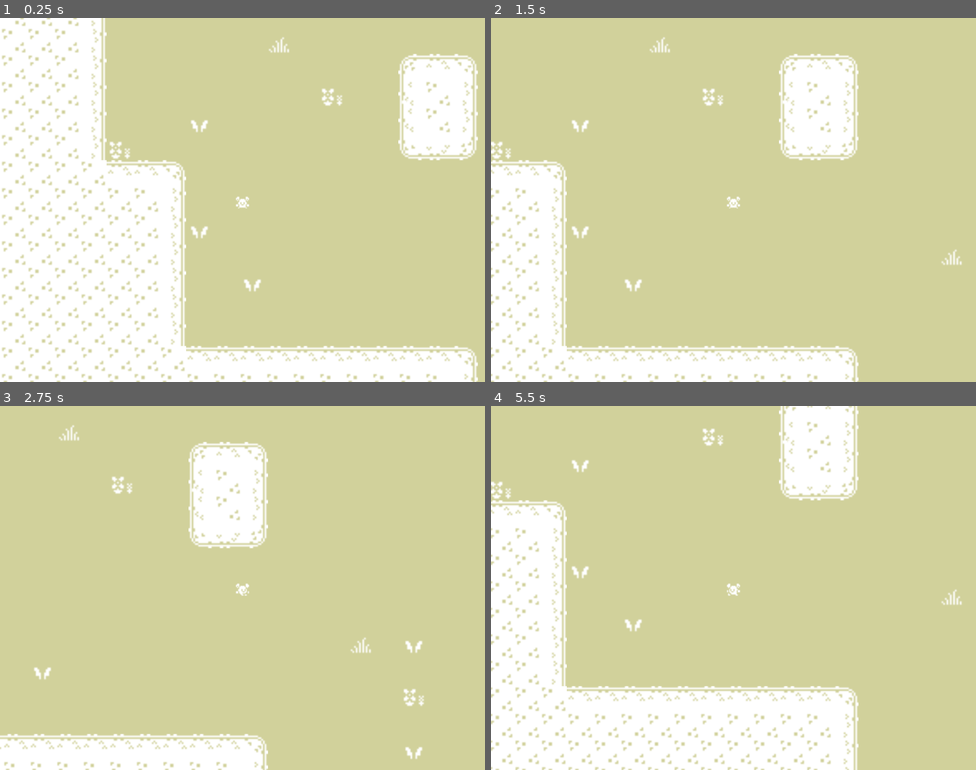
Above: before the commit, frames 1-4 (two rows, left to right).
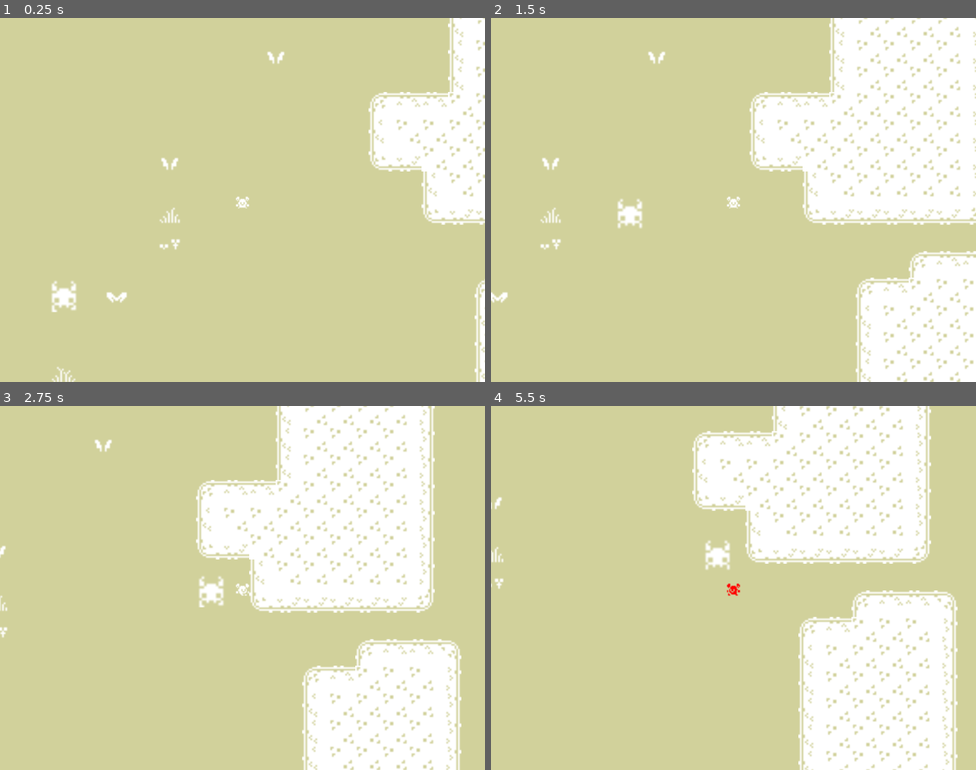
Above: after the commit, the same moments.

Repository: foobarmeow/bullet-godot
Game: Godot game, scene res://scenes/levels/map_level_exp.tscn
Two runs of this game, one before a commit and one after it. Both use one fixed random seed, a clock stepped at 60 frames per second and the inputs below. The project has no main scene, so this scene is started directly.
Inputs (mouse positions are in pixels of both pictures, inside the frame that each line leads up to):
- Up to frame 1 (0.25 s): no input
- Up to frame 2 (1.5 s): tap Enter at 0.5 s; move the mouse to (840, 181) at 0.52 s; hold D (move_right) 0.53-1.25 s; tap J at 0.6 s; click (840, 181) at 0.67 s; drag from (636, 218) to (709, 272) at 1.27 s
- Up to frame 3 (2.75 s): move the mouse to (291, 507) at 2.02 s; hold D (move_right) from 2.03 s (still down); hold Enter from 2.03 s (still down); click (291, 507) at 2.17 s
- Up to frame 4 (5.5 s): release D (move_right) at 2.75 s; release Enter at 2.75 s; drag from (709, 660) to (588, 533) at 2.77 s; move the mouse to (879, 642) at 3.52 s; hold A (move_left) 3.53-4.25 s; hold Ctrl 3.53-4.25 s; click (879, 642) at 3.67 s; drag from (588, 533) to (660, 497) at 4.27 s; move the mouse to (757, 588) at 5.02 s; hold S (move_down) from 5.03 s (still down); tap J at 5.1 s; click (757, 588) at 5.17 s

The runs differ from the first frame. In frame 1, 44% of the frame differs, in the area x 0-100%, y 0-100%; in frame 2, 42%; in frame 3, 38%; in frame 4, 49%, in the area x 0-98%, y 0-100%.

Commit message:
Before input change

Diff:
--- a/art/tilesets/new_tile_set.tres
+++ b/art/tilesets/new_tile_set.tres
@@ -407,7 +407,6 @@
 12:5/0/physics_layer_0/polygon_0/points = PackedVector2Array(-8, -8, 8, -8, 8, 8, 5.625, 8, 5.25, -2.125, -8, -2.375)
 12:5/0/terrains_peering_bit/bottom_left_corner = 0
 13:5/0 = 0
-13:5/0/terrain = 0
 13:5/0/physics_layer_0/linear_velocity = Vector2(0, 0)
 13:5/0/physics_layer_0/angular_velocity = 0.0
 14:5/0 = 0
@@ -497,7 +496,6 @@
 12:6/0/terrains_peering_bit/left_side = 0
 12:6/0/terrains_peering_bit/top_left_corner = 0
 13:6/0 = 0
-13:6/0/terrain = 0
 13:6/0/physics_layer_0/linear_velocity = Vector2(0, 0)
 13:6/0/physics_layer_0/angular_velocity = 0.0
 14:6/0 = 0
@@ -569,7 +567,6 @@
 12:7/0/physics_layer_0/polygon_0/points = PackedVector2Array(5.875, -8, 8, -8, 8, 8, -8, 8, -8, 5.375, 4.875, 4.5)
 12:7/0/terrains_peering_bit/top_left_corner = 0
 13:7/0 = 0
-13:7/0/terrain = 0
 13:7/0/physics_layer_0/linear_velocity = Vector2(0, 0)
 13:7/0/physics_layer_0/angular_velocity = 0.0
 14:7/0 = 0
--- a/project.godot
+++ b/project.godot
@@ -49,6 +49,16 @@
 "events": [Object(InputEventKey,"resource_local_to_scene":false,"resource_name":"","device":-1,"window_id":0,"alt_pressed":false,"shift_pressed":false,"ctrl_pressed":false,"meta_pressed":false,"pressed":false,"keycode":0,"physical_keycode":32,"key_label":0,"unicode":32,"echo":false,"script":null)
 ]
 }
+zoom_out={
+"deadzone": 0.5,
+"events": [Object(InputEventMouseButton,"resource_local_to_scene":false,"resource_name":"","device":-1,"window_id":0,"alt_pressed":false,"shift_pressed":false,"ctrl_pressed":false,"meta_pressed":false,"button_mask":0,"position":Vector2(0, 0),"global_position":Vector2(0, 0),"factor":1.0,"button_index":5,"canceled":false,"pressed":false,"double_click":false,"script":null)
+]
+}
+zoom_in={
+"deadzone": 0.5,
+"events": [Object(InputEventMouseButton,"resource_local_to_scene":false,"resource_name":"","device":-1,"window_id":0,"alt_pressed":false,"shift_pressed":false,"ctrl_pressed":false,"meta_pressed":false,"button_mask":0,"position":Vector2(0, 0),"global_position":Vector2(0, 0),"factor":1.0,"button_index":4,"canceled":false,"pressed":false,"double_click":false,"script":null)
+]
+}
 
 [layer_names]
 
--- a/scenes/levels/map_level.gd
+++ b/scenes/levels/map_level.gd
@@ -3,10 +3,16 @@
 
 # Called when the node enters the scene tree for the first time.
 func _ready():
-	for c in get_children():
-		if c is Mover:
-			c.player = $Player
-			c.begin()
+	start_movers(get_children())
+
+func start_movers(nodes: Array[Node]):
+	for n in nodes:
+		if n.get_child_count() > 0:
+			start_movers(n.get_children())
+		if n is Mover:
+			n.player = $Player
+			n.begin()
+
 
 # Called every frame. 'delta' is the elapsed time since the previous frame.
 func _process(delta):
--- a/scenes/levels/map_level_exp.tscn
+++ b/scenes/levels/map_level_exp.tscn
@@ -1,16 +1,17 @@
-[gd_scene load_steps=6 format=3 uid="uid://cjoh7lgonxxhv"]
+[gd_scene load_steps=7 format=3 uid="uid://cjoh7lgonxxhv"]
 
 [ext_resource type="Script" path="res://scenes/levels/map_level.gd" id="1_icc6t"]
 [ext_resource type="PackedScene" uid="uid://bhnamekyyvkpa" path="res://scenes/player/player.tscn" id="2_s21pb"]
 [ext_resource type="PackedScene" uid="uid://c7fyo24ou0om7" path="res://scenes/mobs/mover/mover.tscn" id="3_w5hcx"]
 [ext_resource type="Texture2D" uid="uid://cvcc60svfqim0" path="res://art/s2s.bg.png" id="4_kqbhy"]
+[ext_resource type="Script" path="res://scenes/levels/Camera.gd" id="5_a1xxu"]
 [ext_resource type="TileSet" uid="uid://v6fs17ekenoc" path="res://art/tilesets/new_tile_set.tres" id="5_i2agf"]
 
 [node name="Node2D" type="Node2D"]
 script = ExtResource("1_icc6t")
 
 [node name="S2s_bg" type="Sprite2D" parent="."]
-position = Vector2(579, 385)
+position = Vector2(529, 624)
 scale = Vector2(10, 10)
 texture = ExtResource("4_kqbhy")
 
@@ -36,43 +37,63 @@
 layer_2/tile_data = PackedInt32Array(1703954, 1179650, 0, 1835026, 1179650, 0, 983061, 1179650, 1, 1572885, 1048578, 1, …(2113 unchanged characters)…
 
 [node name="Player" parent="." instance=ExtResource("2_s21pb")]
-position = Vector2(124, 200)
+position = Vector2(1181.88, 993.26)
+motion_mode = 1
+floor_max_angle = 1.5708
 speed = 125
 
 [node name="Camera2D" type="Camera2D" parent="Player"]
 zoom = Vector2(3.5, 3.5)
+script = ExtResource("5_a1xxu")
 
-[node name="StillGuard" parent="." instance=ExtResource("3_w5hcx")]
+[node name="Enemies" type="Node2D" parent="."]
+
+[node name="StillGuard" parent="Enemies" instance=ExtResource("3_w5hcx")]
 position = Vector2(567, 326)
 movement_type = 1
 spawner_type = -1
 
-[node name="StillGuard2" parent="." instance=ExtResource("3_w5hcx")]
+[node name="StillGuard2" parent="Enemies" instance=ExtResource("3_w5hcx")]
 position = Vector2(383, 532)
 movement_type = 1
 spawner_type = -1
 
-[node name="StillGuard3" parent="." instance=ExtResource("3_w5hcx")]
+[node name="StillGuard3" parent="Enemies" instance=ExtResource("3_w5hcx")]
 position = Vector2(744, 499)
 movement_type = 1
 spawner_type = -1
 
-[node name="StillGuard4" parent="." instance=ExtResource("3_w5hcx")]
+[node name="StillGuard4" parent="Enemies" instance=ExtResource("3_w5hcx")]
 position = Vector2(778, 546)
 movement_type = 1
 spawner_type = -1
 
-[node name="StillGuard5" parent="." instance=ExtResource("3_w5hcx")]
+[node name="StillGuard5" parent="Enemies" instance=ExtResource("3_w5hcx")]
 position = Vector2(737, 588)
 movement_type = 1
 spawner_type = -1
 
-[node name="StillGuard6" parent="." instance=ExtResource("3_w5hcx")]
+[node name="StillGuard6" parent="Enemies" instance=ExtResource("3_w5hcx")]
 position = Vector2(443, 584)
 movement_type = 1
 spawner_type = -1
 
-[node name="StillGuardCircle" parent="." instance=ExtResource("3_w5hcx")]
+[node name="StillGuardCircle" parent="Enemies" instance=ExtResource("3_w5hcx")]
 position = Vector2(397, 986)
 movement_type = 1
 spawner_type = 2
+
+[node name="Chaser" parent="Enemies" instance=ExtResource("3_w5hcx")]
+position = Vector2(1052, 1061)
+spawner_type = -1
+
+[node name="AnimatedSprite2D" parent="Enemies/Chaser" index="5"]
+scale = Vector2(1.43998, 1.43998)
+
+[node name="Area2D" parent="Enemies/Chaser/AnimatedSprite2D" index="0" groups=["enemy"]]
+
+[node name="CollisionShape2D" parent="Enemies/Chaser/AnimatedSprite2D/Area2D" index="0"]
+scale = Vector2(1.6174, 1.09025)
+
+[editable path="Enemies/Chaser"]
+[editable path="Enemies/Chaser/Spawner"]
--- a/scenes/mobs/mover/mover.tscn
+++ b/scenes/mobs/mover/mover.tscn
@@ -170,9 +170,9 @@
 animation = &"still"
 frame_progress = 0.634468
 
-[node name="Area2D" type="Area2D" parent="AnimatedSprite2D"]
+[node name="Area2D" type="CharacterBody2D" parent="AnimatedSprite2D"]
 collision_layer = 4
-collision_mask = 2
+collision_mask = 14
 
 [node name="CollisionShape2D" type="CollisionShape2D" parent="AnimatedSprite2D/Area2D"]
 position = Vector2(0, 1.2)
